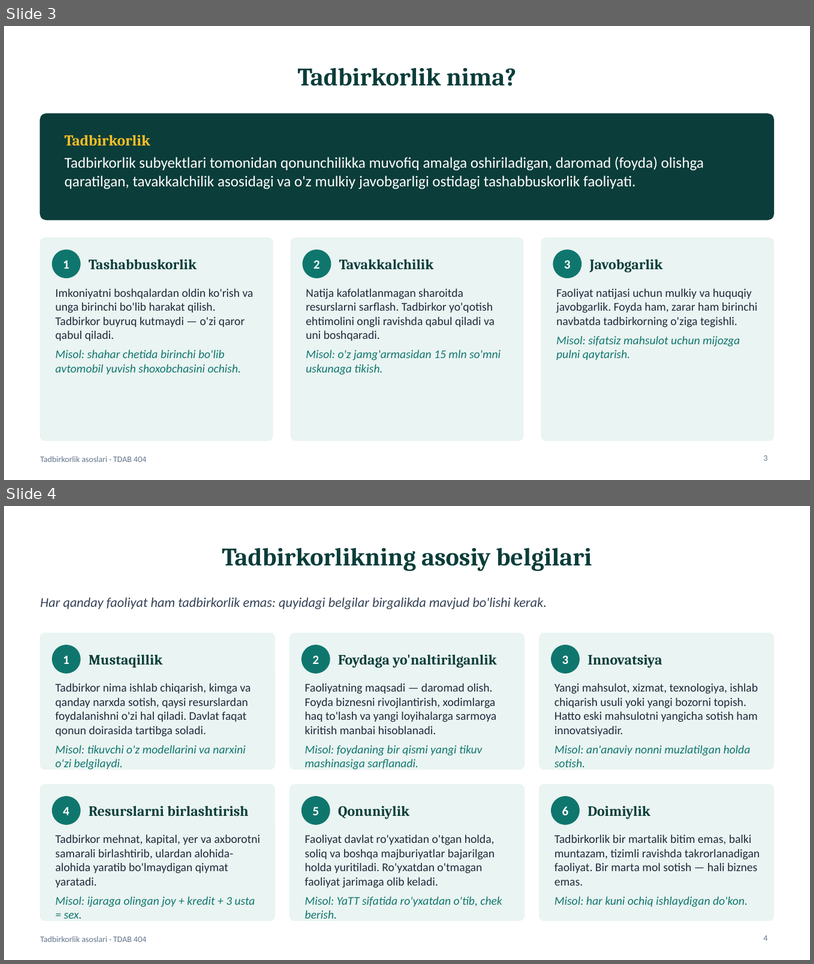
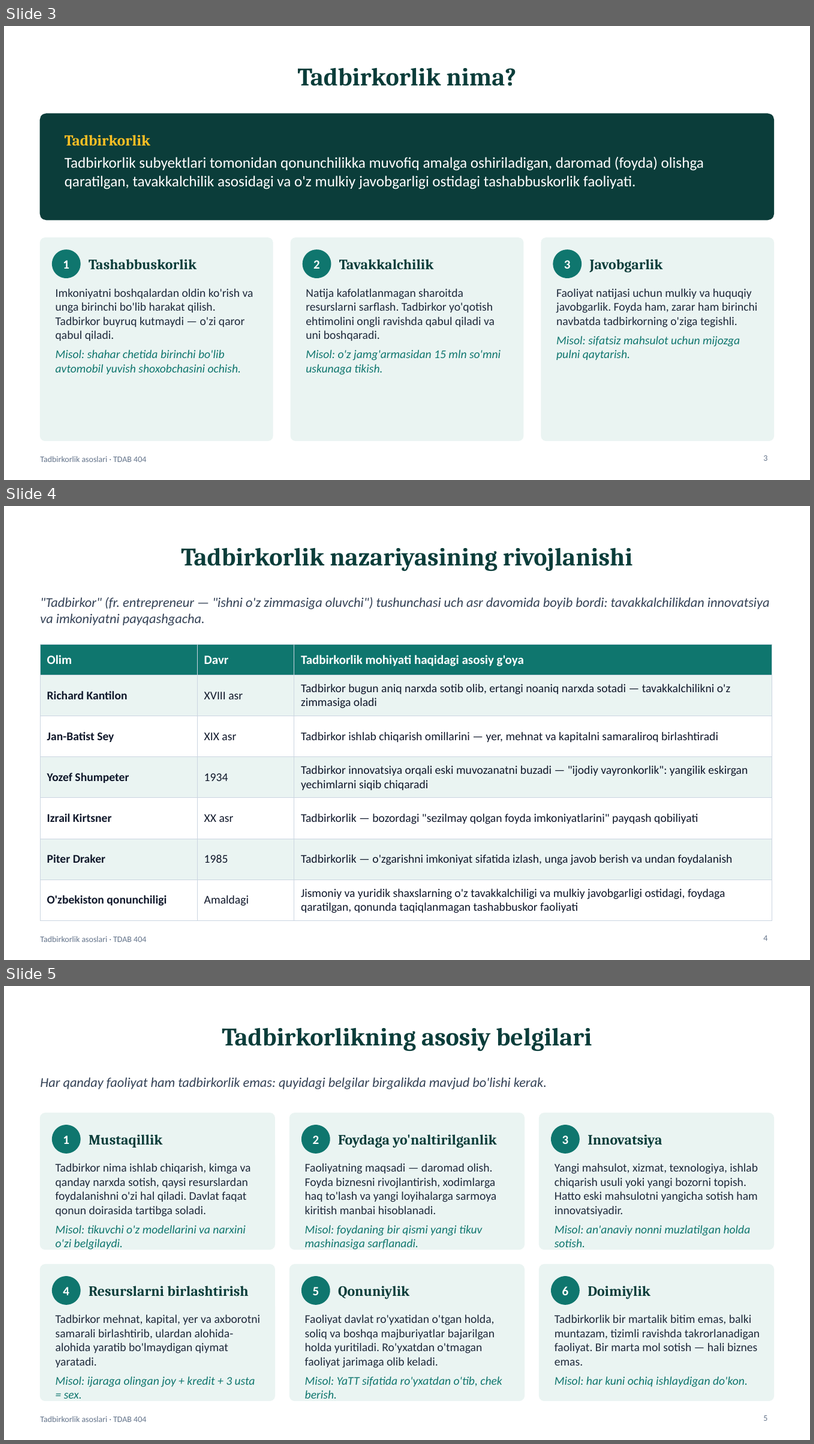
Before and after one commit to Ulugbek3989/tad, a slide deck: public/resources/taqdimotlar/M01-taqdimot.pptx. Shown one above the other, each under a label of ours: slides 3 and 4 before the commit, slides 3, 4 and 5 after it. The pictures are 814x964 and 814x1444 pixels, drawn with LibreOffice and Linux fonts; fonts in the diff are those of the drawing. Boxes give left, top, right and bottom in pixels: in the first picture for what was removed or moved away, otherwise in the second. Text is boxed around its words. In the diff, an @@ line names an element or a change of style, - is before the commit and + after.

```diff
--- a/public/resources/taqdimotlar/M01-taqdimot.pptx
+++ b/public/resources/taqdimotlar/M01-taqdimot.pptx
@@ slide 4 added at <box>4,506,810,960</box>, background #FFFFFF; not listed: 1 template element that a slide beside it also shows @@
@@ title added at <box>181,547,633,571</box>, 30 pt, text #0B3D3A, bold @@
+Tadbirkorlik nazariyasining rivojlanishi
@@ text added at <box>40,597,770,625</box>, 16 pt, text #334155, italic @@
+"Tadbirkor" (fr. entrepreneur — "ishni o'z zimmasiga oluvchi") tushunchasi uch asr davomida boyib bordi: tavakkalchilikdan innovatsiya va imkoniyatni payqashgacha.
@@ table added at <box>40,645,772,915</box>, 7 rows, 3 columns @@
+Olim | Davr | Tadbirkorlik mohiyati haqidagi asosiy g'oya
+Richard Kantilon | XVIII asr | Tadbirkor bugun aniq narxda sotib olib, ertangi noaniq narxda sotadi — tavakkalchilikni o'z zimmasiga oladi
+Jan-Batist Sey | XIX asr | Tadbirkor ishlab chiqarish omillarini — yer, mehnat va kapitalni samaraliroq birlashtiradi
+Yozef Shumpeter | 1934 | Tadbirkor innovatsiya orqali eski muvozanatni buzadi — "ijodiy vayronkorlik": yangilik eskirgan yechimlarni siqib chiqaradi
+Izrail Kirtsner | XX asr | Tadbirkorlik — bozordagi "sezilmay qolgan foyda imkoniyatlarini" payqash qobiliyati
+Piter Draker | 1985 | Tadbirkorlik — o'zgarishni imkoniyat sifatida izlash, unga javob berish va undan foydalanish
+O'zbekiston qonunchiligi | Amaldagi | Jismoniy va yuridik shaxslarning o'z tavakkalchiligi va mulkiy javobgarligi ostidagi, foydaga qaratilgan, qonunda taqiqlanmagan tashabbuskor faoliyati
@@ page number added at <box>764,935,768,940</box>, 10 pt, text #64748B @@
+4
@@ what was slide 4 is now slide 5 @@
@@ page number at <box>764,1415,768,1420</box>: text changed @@
-4
+5
```
Also in this commit, not shown: 1 slide changed, 8 other slides added, 41 other files.
